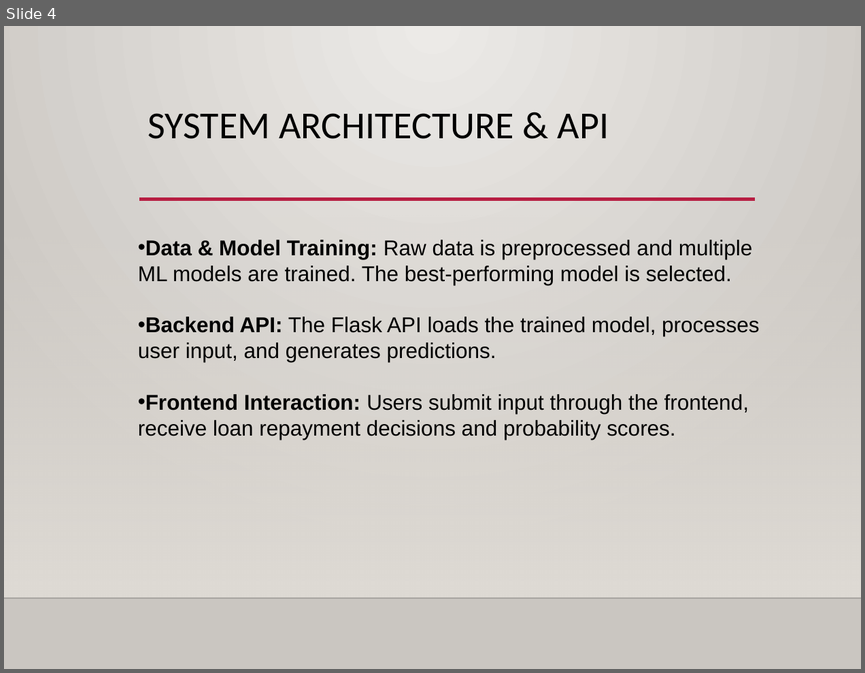
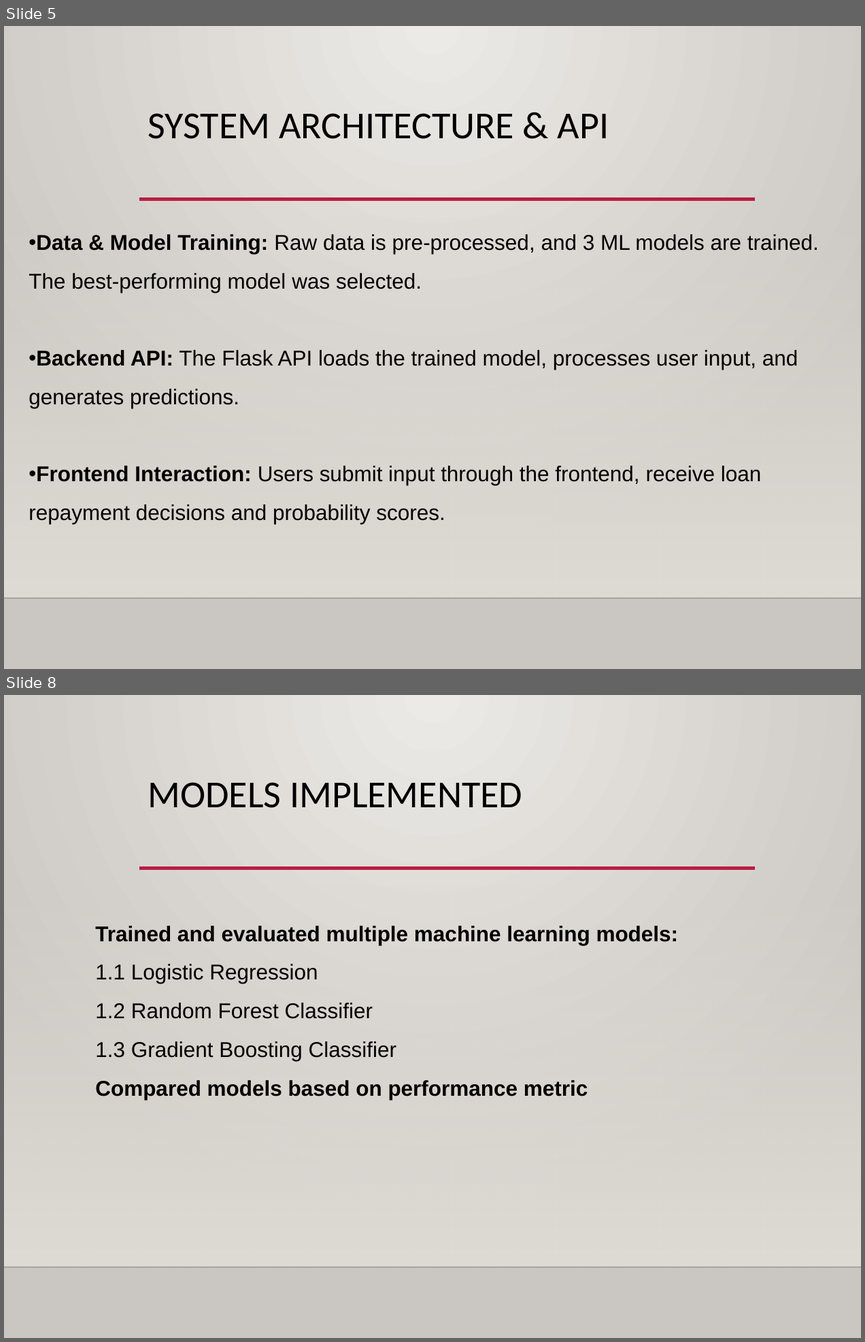
Before and after one commit to group6ai2026/LoanPayBackPrediction, a slide deck: PPT/Group6PPT.pptx. Shown one above the other, each under a label of ours: slide 4 before the commit, slides 5 and 8 after it; the slides between them are not shown. The pictures are 865x673 and 865x1342 pixels, drawn with LibreOffice and Linux fonts; fonts in the diff are those of the drawing; background and template pictures are left out. Boxes give left, top, right and bottom in pixels: in the first picture for what was removed or moved away, otherwise in the second. Text is boxed around its words. In the diff, an @@ line names an element or a change of style, - is before the commit and + after.

```diff
--- a/PPT/Group6PPT.pptx
+++ b/PPT/Group6PPT.pptx
@@ slide 8 added at (4, 695, 861, 1338), background gradient #ECEAE7 to #CAC7C1; not listed: 3 template elements that a slide beside it also shows @@
@@ title added at (148, 782, 522, 808), 32 pt, text #000000 @@
+MODELS IMPLEMENTED
@@ text added at (95, 926, 679, 1100), 18 pt, text #000000, bold @@
+Trained and evaluated multiple machine learning models:
+1.1 Logistic Regression
+1.2 Random Forest Classifier
+1.3 Gradient Boosting Classifier
+Compared models based on performance metric
@@ what was slide 4 is now slide 5 @@
@@ slide 5 changed as well @@
@@ text "Data & Model Training: Raw ...": place and size @@
-text "Data & Model Training: Raw ..." at (138, 240, 759, 439)
+text "Data & Model Training: Raw ..." at (28, 234, 819, 524)
@@ text at (28, 234, 819, 293): text changed @@
-• Data & Model Training: Raw data is preprocessed and multiple ML models are trained. The best-performing model is selected.
+• Data & Model Training: Raw data is pre-processed, and 3 ML models are trained. The best-performing model was selected.
@@ text at (28, 350, 798, 524): line spacing 1 to 1.5 @@
```
Also in this commit, not shown: 5 other slides changed, 6 other slides added, 2 other files.
